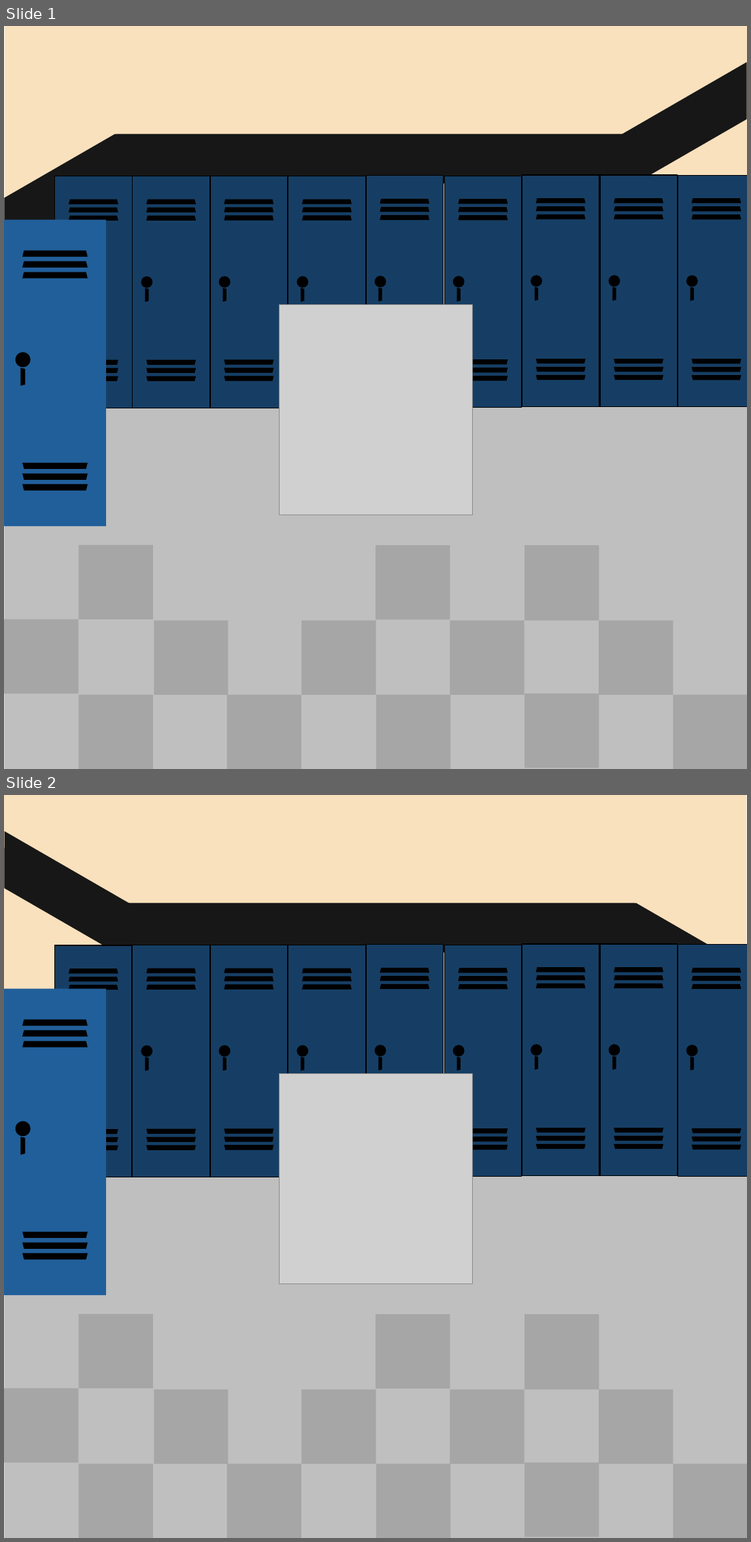
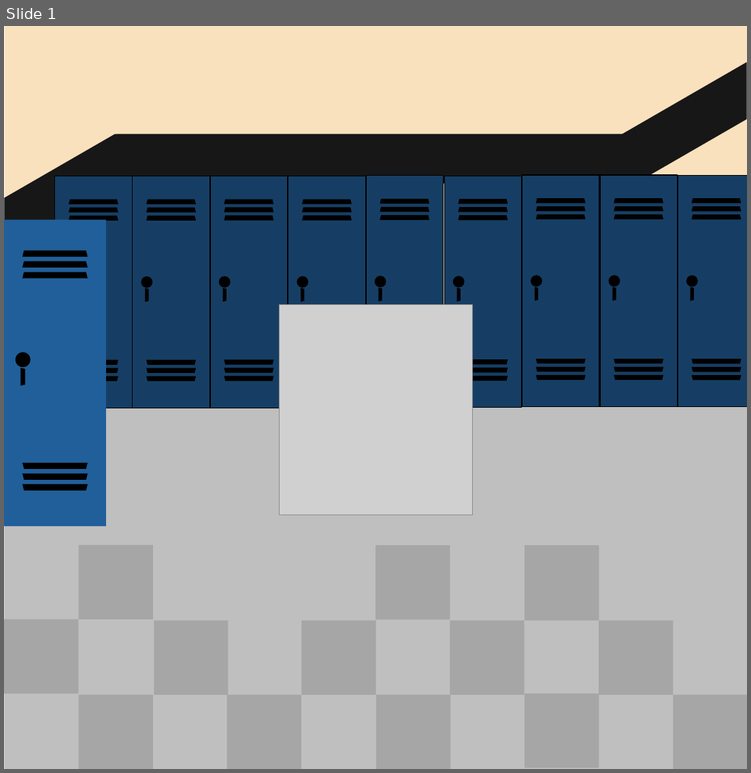
Before and after one commit to dprestonpeek/LizardsInChief-Macrobunny, a slide deck: Documents/licart.pptx. Shown one above the other, each under a label of ours: slides 1 and 2 before the commit, slide 1 after it. The pictures are 751x1542 and 751x773 pixels, drawn with LibreOffice and Linux fonts; fonts in the diff are those of the drawing; grey boxes stand for pictures. Boxes give left, top, right and bottom in pixels: in the first picture for what was removed or moved away, otherwise in the second. Text is boxed around its words. In the diff, an @@ line names an element or a change of style, - is before the commit and + after.

```diff
--- a/Documents/licart.pptx
+++ b/Documents/licart.pptx
@@ slide 2 removed at [4, 795, 747, 1538], background #FFFFFF @@
@@ group removed at [4, 795, 747, 1172]: 2 rectangles, 2 trapezoids @@
@@ group removed at [133, 945, 209, 1176]: 7 trapezoids, 1 rectangle, 1 ellipse @@
@@ group removed at [210, 945, 288, 1176]: 7 trapezoids, 1 rectangle, 1 ellipse @@
@@ group removed at [288, 945, 365, 1176]: 4 trapezoids, 1 rectangle, 1 ellipse @@
@@ group removed at [366, 945, 443, 1176]: 4 trapezoids, 1 rectangle, 1 ellipse @@
@@ group removed at [444, 945, 521, 1176]: 7 trapezoids, 1 rectangle, 1 ellipse @@
@@ group removed at [522, 944, 599, 1176]: 7 trapezoids, 1 rectangle, 1 ellipse @@
@@ group removed at [600, 944, 677, 1176]: 7 trapezoids, 1 rectangle, 1 ellipse @@
@@ group removed at [677, 945, 747, 1176]: 7 trapezoids, 1 rectangle, 1 ellipse @@
@@ picture removed at [279, 1073, 472, 1283] @@
@@ group removed at [4, 988, 106, 1295]: 7 trapezoids, 1 rectangle, 1 ellipse @@
@@ group removed at [55, 945, 132, 1177]: 6 trapezoids, 1 rectangle @@
@@ group removed at [4, 1172, 747, 1538]: 15 rectangles @@
```
Also in this commit, not shown: 1 slide changed, 3 slides added, 13 other files.
